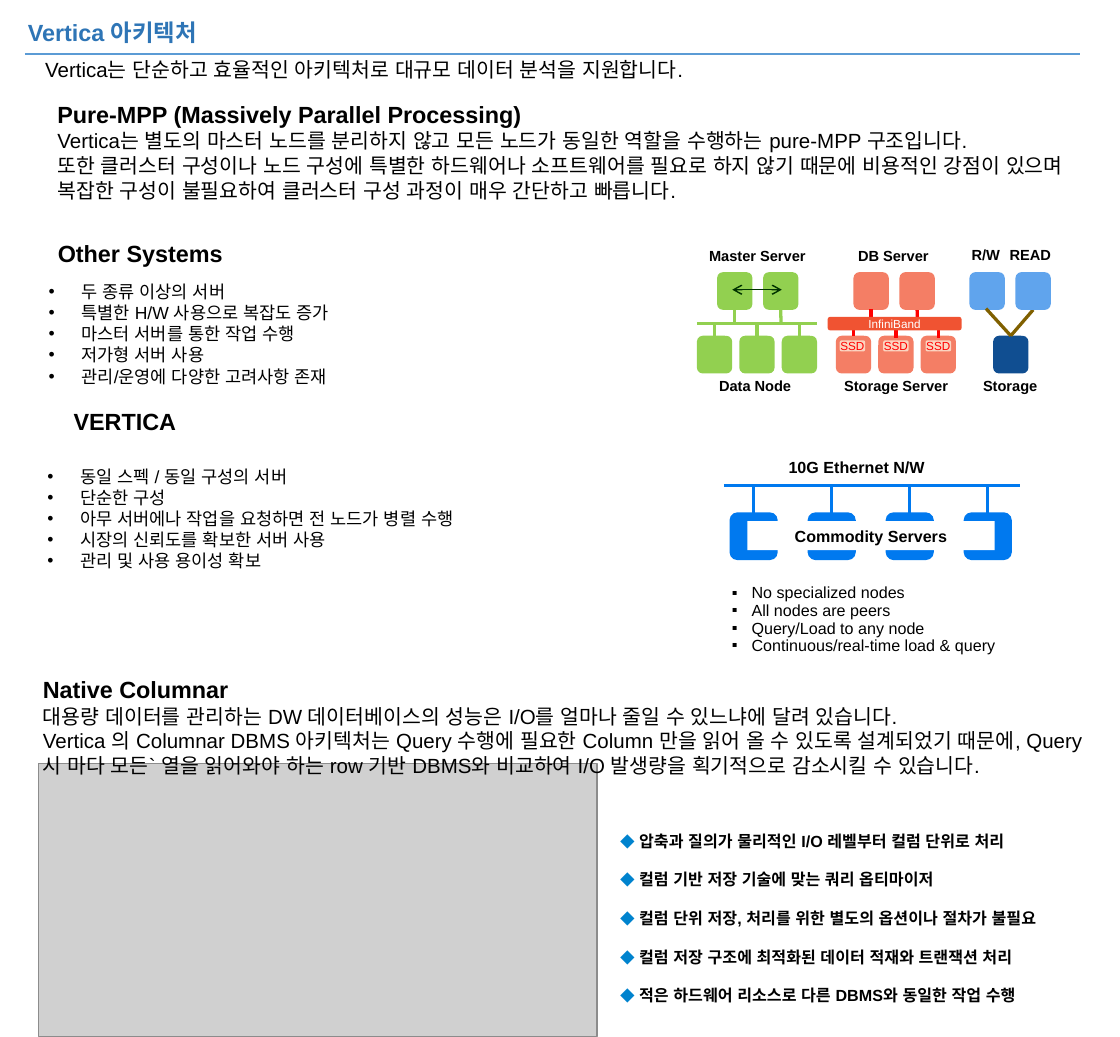
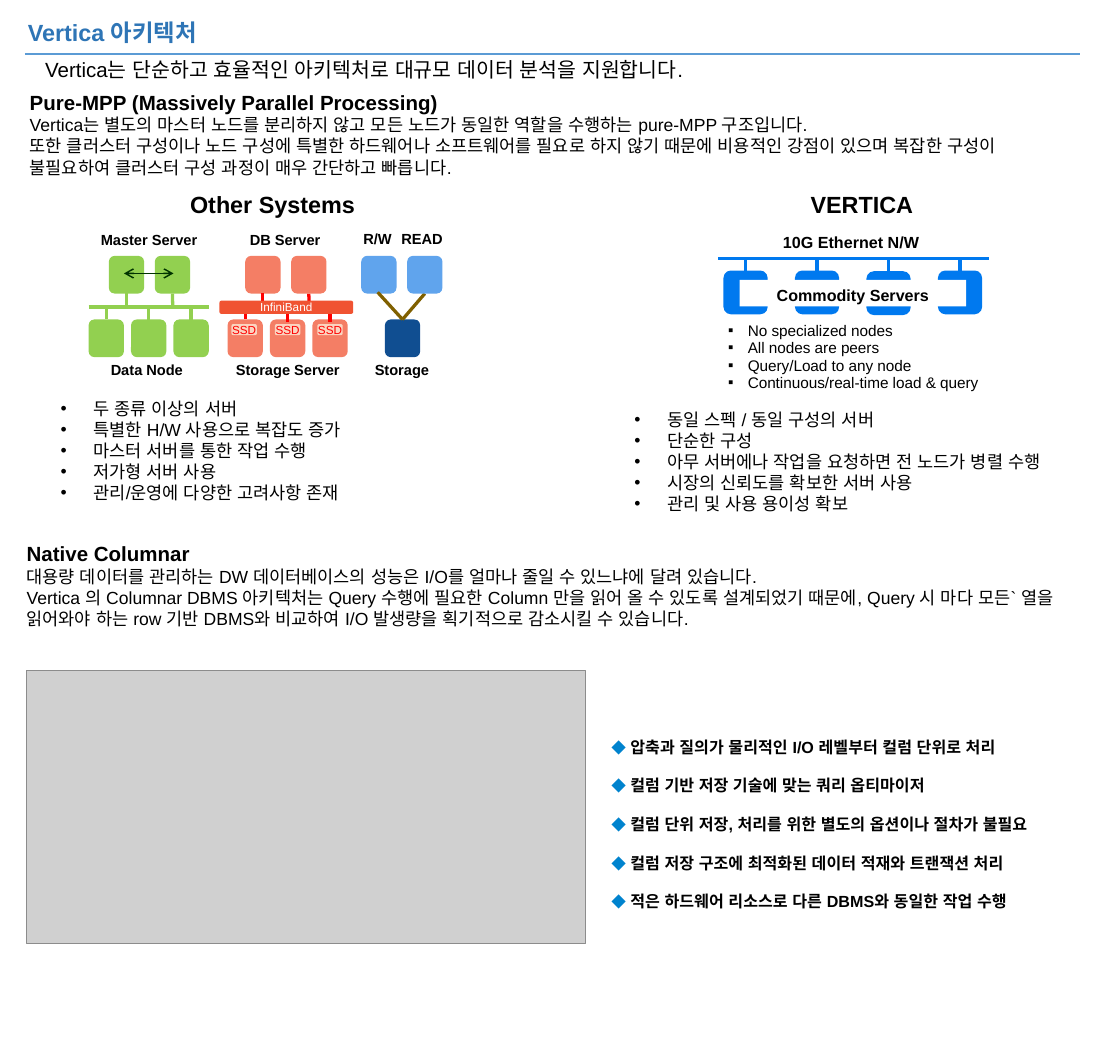
Before and after one commit to JIN0326/vertica_blog, a slide deck: slide 4 of 99ref/blog.pptx (slide 5 before the commit). Drawn at 1120x1037 pixels with LibreOffice and Linux fonts; fonts in the diff are those of the drawing; grey boxes stand for pictures. Boxes give left, top, right and bottom in pixels: in the first picture for what was removed or moved away, otherwise in the second. Text is boxed around its words. In the diff, an @@ line names an element or a change of style, - is before the commit and + after.

```diff
--- a/99ref/blog.pptx
+++ b/99ref/blog.pptx
@@ text "Pure-MPP (Massively Parallel Processing) Vertica는 ...": place and size @@
-text "Pure-MPP (Massively Parallel Processing) Vertica는 ..." at (57, 106, 1063, 200)
+text "Pure-MPP (Massively Parallel Processing) Vertica는 ..." at (30, 95, 995, 176)
@@ text "Pure-MPP (Massively Parallel Processing) Vertica는 ..." at (30, 95, 995, 176): size 16 to 14 pt in "Pure-MPP (Massively Parallel Processing)"; size 14 to 12 pt in "Vertica는 별도의 마스터 노드를 분리하지 않고 모든 ...", "또한 클러스터 구성이나 노드 구성에 특별한 하드웨어나 ..." @@
@@ text "Other Systems": place and size @@
-text "Other Systems" at (58, 245, 223, 267)
+text "Other Systems" at (190, 196, 355, 218)
@@ text "VERTICA": place and size @@
-text "VERTICA" at (74, 413, 176, 431)
+text "VERTICA" at (811, 196, 913, 214)
@@ text "10G Ethernet N/W": place and size @@
-text "10G Ethernet N/W" at (789, 461, 924, 474)
+text "10G Ethernet N/W" at (783, 236, 919, 249)
@@ line moved from (724, 486) - (1020, 486) to (719, 258) - (989, 258) @@
@@ line moved from (753, 486) - (753, 514) to (746, 258) - (746, 286) @@
@@ line moved from (831, 486) - (831, 514) to (818, 258) - (818, 286) @@
@@ line moved from (909, 486) - (909, 514) to (888, 258) - (888, 284) @@
@@ line moved from (988, 486) - (988, 514) to (960, 258) - (960, 286) @@
@@ rounded rectangle: place and size @@
-rounded rectangle at (729, 512, 778, 559)
+rounded rectangle at (724, 271, 768, 315)
@@ rectangle "Commodity Servers": place and size @@
-rectangle "Commodity Servers" at (747, 522, 995, 551)
+rectangle "Commodity Servers" at (740, 280, 966, 307)
@@ rounded rectangle: place and size @@
-rounded rectangle at (807, 512, 856, 559)
+rounded rectangle at (795, 271, 840, 315)
@@ rounded rectangle: place and size @@
-rounded rectangle at (886, 512, 935, 559)
+rounded rectangle at (866, 271, 910, 315)
@@ rounded rectangle: place and size @@
-rounded rectangle at (964, 512, 1013, 559)
+rounded rectangle at (938, 271, 982, 315)
@@ 1 text, 1 rounded rectangle, 1 line: place and size @@
-1 text, 1 rounded rectangle, 1 line at (696, 323, 1037, 394)
+1 text, 1 rounded rectangle, 1 line at (89, 307, 429, 378)
@@ 16 rounded rectangles, 12 lines, 6 texts, 1 double arrow: place and size @@
-16 rounded rectangles, 12 lines, 6 texts, 1 double arrow at (709, 249, 1052, 394)
+16 rounded rectangles, 12 lines, 6 texts, 1 double arrow at (101, 233, 443, 378)
@@ text "No specialized nodes": place and size @@
-text "No specialized nodes" at (752, 586, 995, 655)
+text "No specialized nodes" at (748, 325, 978, 391)
@@ text "No specialized nodes" at (748, 325, 978, 391): size 11 to 10.5 pt @@
@@ text "두 종류 이상의 서버": place and size @@
-text "두 종류 이상의 서버" at (81, 283, 329, 385)
+text "두 종류 이상의 서버" at (93, 400, 341, 501)
@@ text "동일 스펙 / 동일 구성의 ...": place and size @@
-text "동일 스펙 / 동일 구성의 ..." at (80, 468, 453, 569)
+text "동일 스펙 / 동일 구성의 ..." at (667, 411, 1040, 512)
@@ text "Native Columnar 대용량 데이터를 관리하는 ...": place and size @@
-text "Native Columnar 대용량 데이터를 관리하는 ..." at (43, 681, 1082, 778)
+text "Native Columnar 대용량 데이터를 관리하는 ..." at (27, 546, 1053, 627)
@@ text "Native Columnar 대용량 데이터를 관리하는 ..." at (27, 546, 1053, 627): size 16 to 14 pt in "Native Columnar"; size 14 to 12 pt @@
@@ picture: place and size @@
-picture at (38, 763, 596, 1036)
+picture at (27, 670, 586, 943)
@@ text "◆ 압축과 질의가 물리적인 I/O ...": place and size @@
-text "◆ 압축과 질의가 물리적인 I/O ..." at (639, 833, 1037, 1003)
+text "◆ 압축과 질의가 물리적인 I/O ..." at (630, 739, 1028, 909)
```
Also in this commit, not shown: 1 other slide changed, 1 slide removed, 4 other files.
